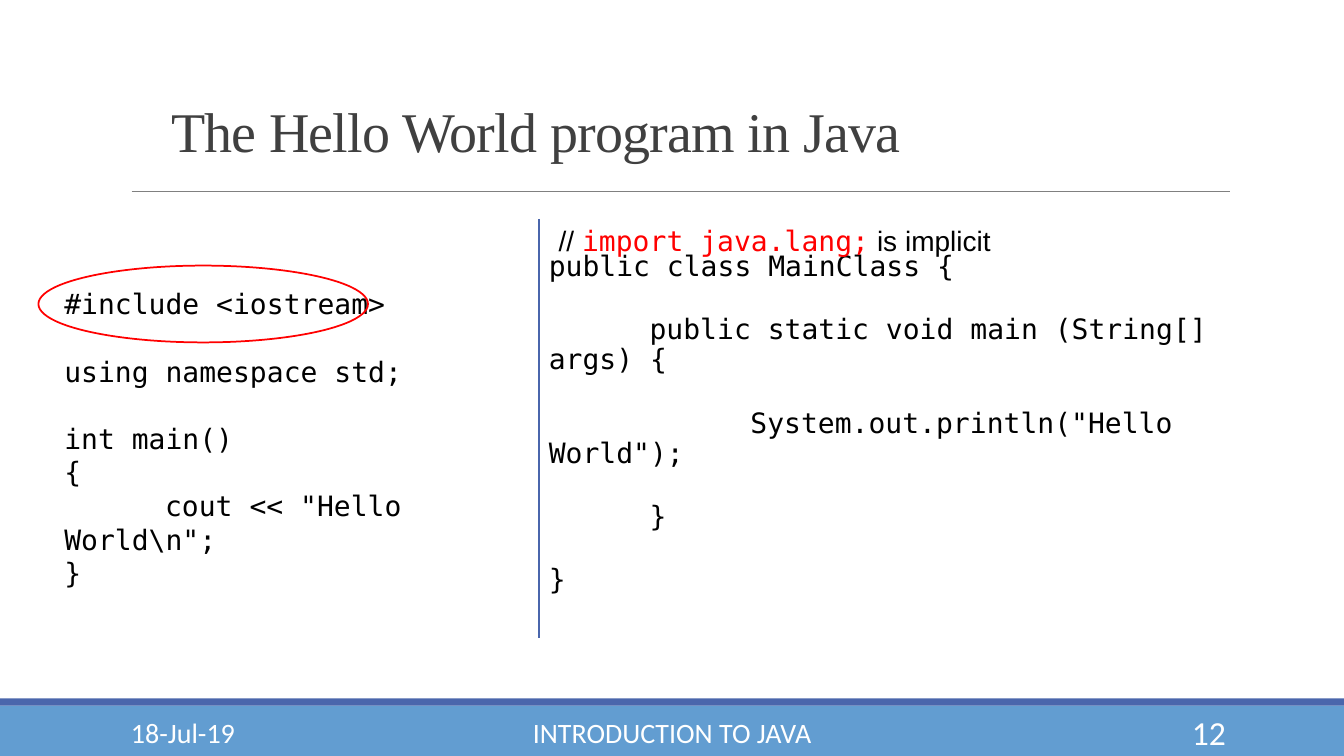
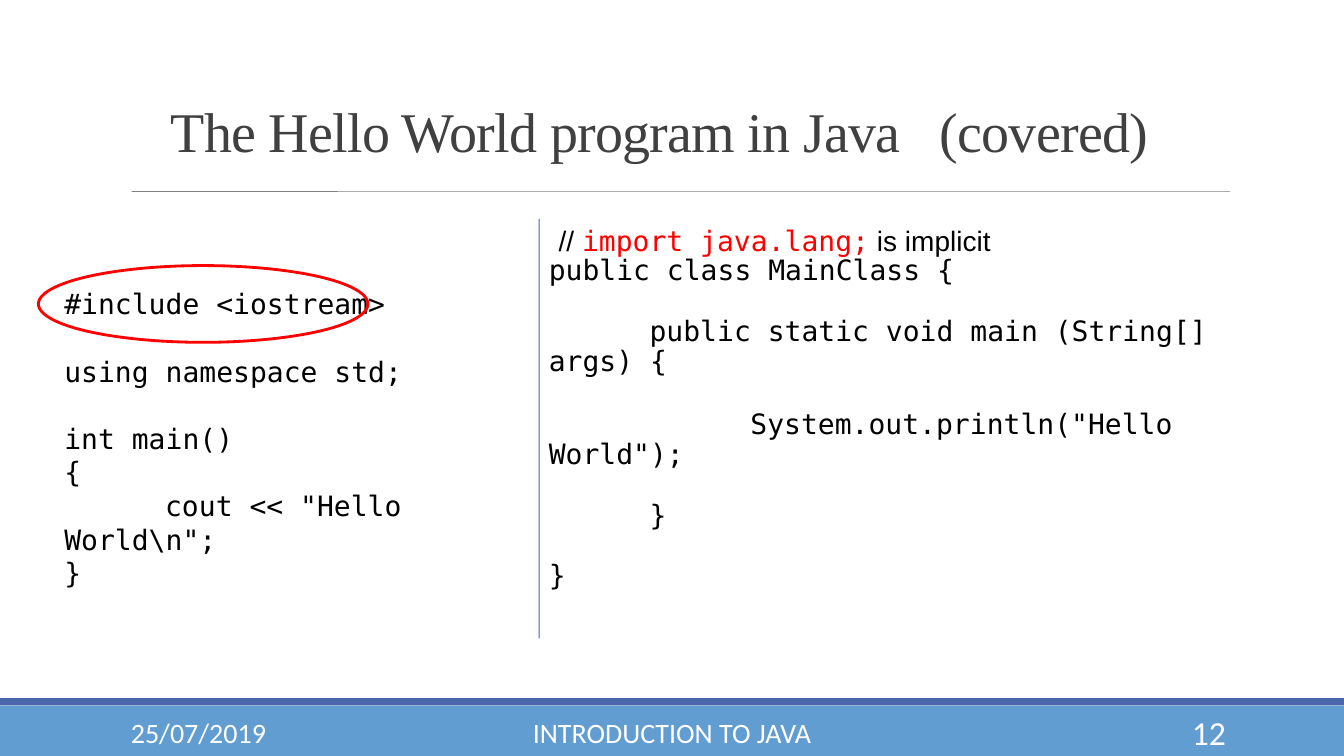
Before and after one commit to YashLele/JavaForWPU, a slide deck: slide 12 of Module 1 - OO Concepts and Prog Cons.pptx. Drawn at 1344x756 pixels with LibreOffice and Linux fonts; fonts in the diff are those of the drawing; background and template pictures are left out. Boxes give left, top, right and bottom in pixels: in the first picture for what was removed or moved away, otherwise in the second. Text is boxed around its words. In the diff, an @@ line names an element or a change of style, - is before the commit and + after.

```diff
--- a/Module 1 - OO Concepts and Prog Cons.pptx
+++ b/Module 1 - OO Concepts and Prog Cons.pptx
@@ text at [171, 113, 1149, 163]: text changed @@
-The Hello World program in Java
+The Hello World program in Java (covered)
@@ line (132, 192) - (1230, 192): stroke #808080 0.5 pt to #808080 0.51 pt @@
@@ line (539, 219) - (539, 638): stroke #4A66AC 1 pt to #4663AB 0.75 pt @@
@@ text "public class MainClass {" rewrapped from [549, 253, 1207, 439] to [549, 258, 1207, 440] @@
@@ ellipse at [38, 266, 368, 343]: outline #FF0000 1.25 pt to #FF0000 2 pt @@
@@ text at [131, 723, 266, 744]: text changed @@
-18-Jul-19
+25/07/2019
```
Also in this commit, not shown: 18 other slides changed.
